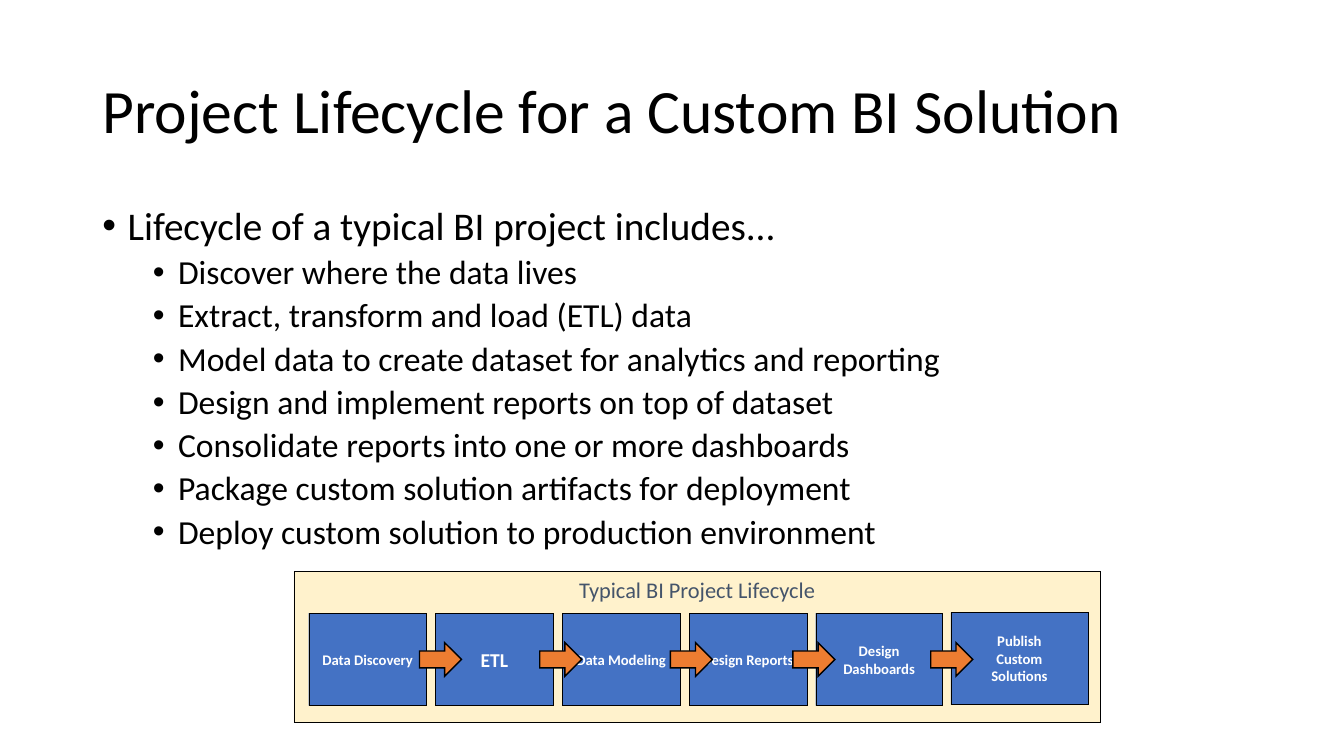
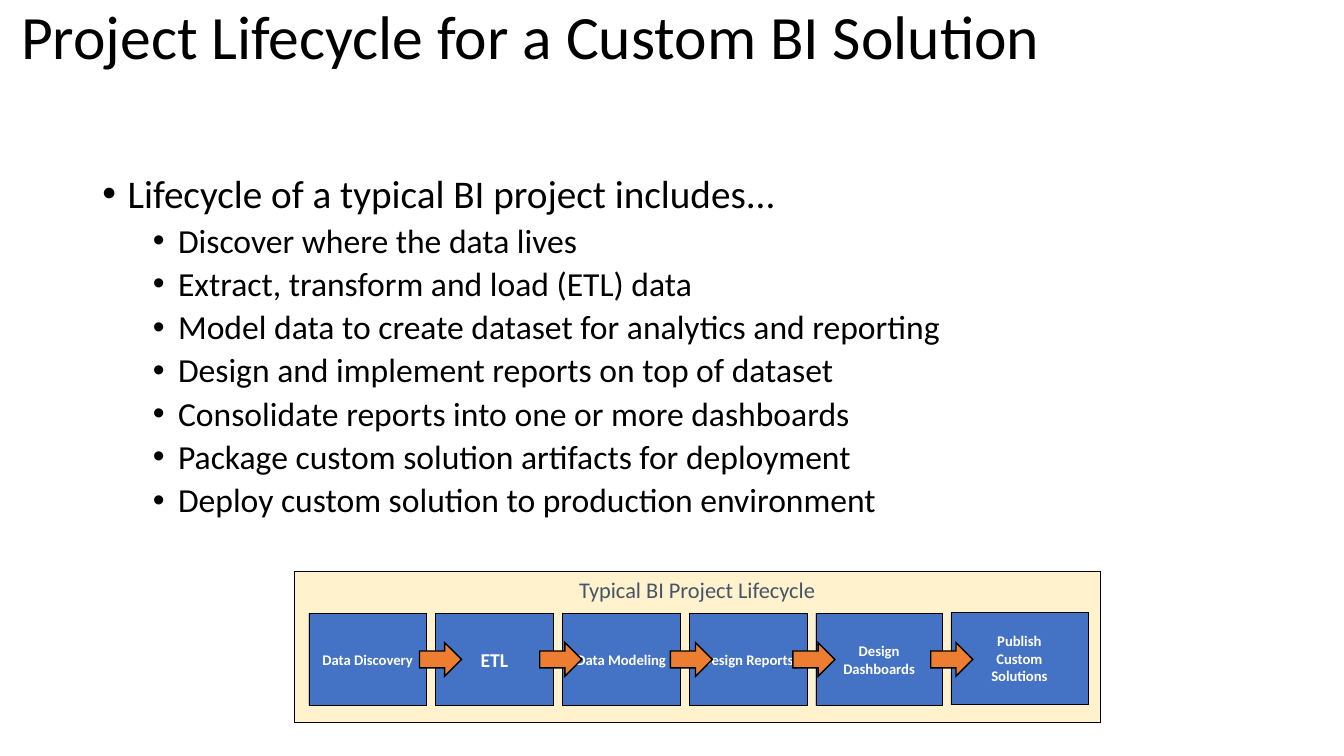
Before and after one commit to solliancenet/precon-synapse-power-bi, a slide deck: slide 11 of Slides/04 - Power BI.pptx. Drawn at 1344x756 pixels with LibreOffice and Linux fonts; fonts in the diff are those of the drawing. Boxes give left, top, right and bottom in pixels: in the first picture for what was removed or moved away, otherwise in the second. Text is boxed around its words. In the diff, an @@ line names an element or a change of style, - is before the commit and + after.

```diff
--- a/Slides/04 - Power BI.pptx
+++ b/Slides/04 - Power BI.pptx
@@ title "Project Lifecycle for a Custom ...": place and size @@
-title "Project Lifecycle for a Custom ..." at bbox=[102, 90, 1120, 144]
+title "Project Lifecycle for a Custom ..." at bbox=[21, 16, 1039, 70]
@@ text "Lifecycle of a typical BI ...": place and size @@
-text "Lifecycle of a typical BI ..." at bbox=[128, 212, 939, 550]
+text "Lifecycle of a typical BI ..." at bbox=[128, 180, 939, 518]
```
Also in this commit, not shown: 46 other slides changed, 10 slides added, 4 slides removed.
